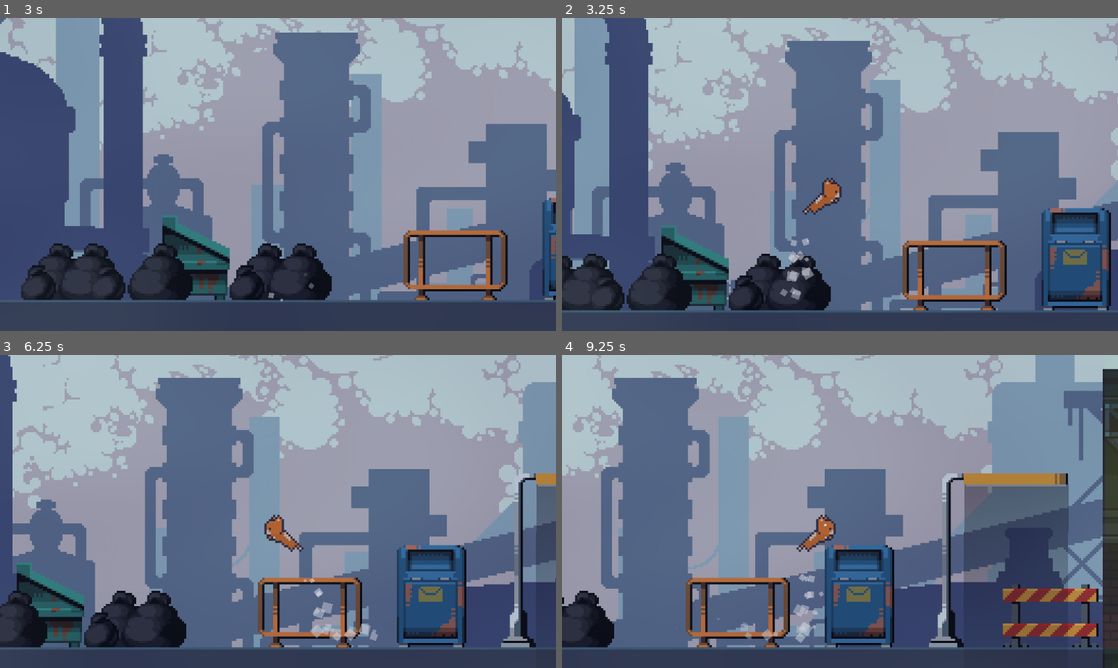
Above: before the commit, frames 1-4 (two rows, left to right).
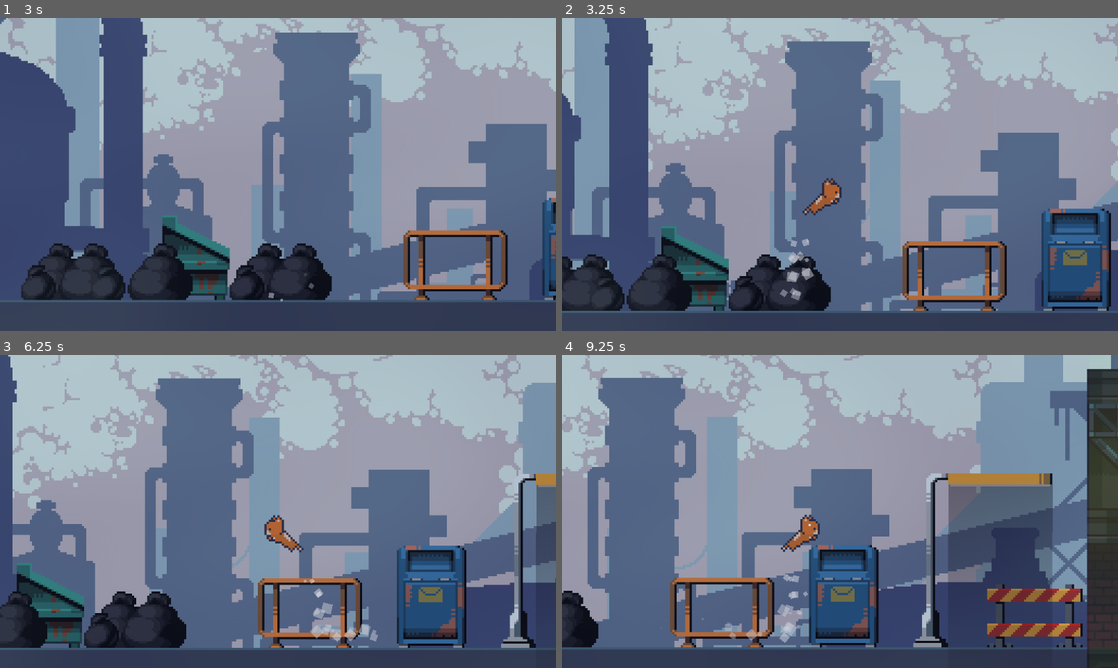
Above: after the commit, the same moments.

Repository: ArgolloTechnology/SISTCA
Game: Godot game, scene res://scenes/Levels/main.tscn
The game is run twice, just before and just after one commit, with the same random seed, the same clock (stepped at 60 frames per second) and the same inputs.
Inputs:
- Up to frame 1 (3 s): tap Enter (ui_accept) at 0.5, 0.77, 1.52 s; hold Right (ui_right) 0.53-2.03 s; hold Left (ui_left) 2.03-2.78 s; hold Right (ui_right) from 2.78 s (still down)
- Up to frame 2 (3.25 s): keep holding Right (ui_right); tap Enter (ui_accept) at 3.02 s
- Up to frame 3 (6.25 s): tap Enter (ui_accept) at 3.77, 4.52, 6.02 s; release Right (ui_right) at 4.28 s; hold Left (ui_left) 4.28-5.03 s; hold Right (ui_right) 5.03-5.78 s; hold Left (ui_left) from 5.78 s (still down)
- Up to frame 4 (9.25 s): tap Enter (ui_accept) at 6.77, 7.52, 9.02 s; release Left (ui_left) at 7.28 s; hold Right (ui_right) from 7.28 s (still down)

Frame 1 is identical in both runs. In frame 2, 2.1% of the frame differs, in the area x 0-100%, y 0-94%; in frame 3, 2.2%; in frame 4, 29%, in the area x 0-100%, y 0-100%.

Commit message:
mais ajustes

Diff:
--- a/stray-2d/Buildings.tres
+++ b/stray-2d/Buildings.tres
@@ -197,7 +197,9 @@
 23:7/0 = 0
 24:7/0 = 0
 0:8/0 = 0
+0:8/0/physics_layer_0/polygon_0/points = PackedVector2Array(-8, -8, 8, -8, 8, 8, -8, 8)
 1:8/0 = 0
+1:8/0/physics_layer_0/polygon_0/points = PackedVector2Array(-8, -8, 8, -8, 8, 8, -8, 8)
 2:8/0 = 0
 4:8/0 = 0
 5:8/0 = 0
@@ -284,19 +286,28 @@
 22:11/0 = 0
 23:11/0 = 0
 0:12/0 = 0
+0:12/0/physics_layer_0/polygon_0/points = PackedVector2Array(-8, -8, 8, -8, 8, 8, -8, 8)
 1:12/0 = 0
+1:12/0/physics_layer_0/polygon_0/points = PackedVector2Array(-8, -8, 8, -8, 8, 8, -8, 8)
 2:12/0 = 0
+2:12/0/physics_layer_0/polygon_0/points = PackedVector2Array(-8, -8, 8, -8, 8, 8, -8, 8)
 16:12/0 = 0
 17:12/0 = 0
 18:12/0 = 0
 22:12/0 = 0
 23:12/0 = 0
 0:13/0 = 0
+0:13/0/physics_layer_0/polygon_0/points = PackedVector2Array(-8, -8, 8, -8, 8, 8, -8, 8)
 1:13/0 = 0
+1:13/0/physics_layer_0/polygon_0/points = PackedVector2Array(-8, -8, 8, -8, 8, 8, -8, 8)
 2:13/0 = 0
+2:13/0/physics_layer_0/polygon_0/points = PackedVector2Array(-8, -8, 8, -8, 8, 8, -8, 8)
 0:14/0 = 0
+0:14/0/physics_layer_0/polygon_0/points = PackedVector2Array(-8, -8, 8, -8, 8, 8, -8, 8)
 1:14/0 = 0
+1:14/0/physics_layer_0/polygon_0/points = PackedVector2Array(-8, -8, 8, -8, 8, 8, -8, 8)
 2:14/0 = 0
+2:14/0/physics_layer_0/polygon_0/points = PackedVector2Array(-8, -8, 8, -8, 8, 8, -8, 8)
 
 [resource]
 physics_layer_0/collision_layer = 1
--- a/stray-2d/Props.tres
+++ b/stray-2d/Props.tres
@@ -88,7 +88,7 @@
 5:8/0 = 0
 6:8/0 = 0
 0:9/0 = 0
-0:9/0/physics_layer_0/polygon_0/points = PackedVector2Array(-2, -8, -2, -4, 8, -5, 8, -8)
+0:9/0/physics_layer_0/polygon_0/points = PackedVector2Array(-2, -8, 8, -5, 8, -8)
 0:9/0/physics_layer_0/polygon_0/one_way = true
 1:9/0 = 0
 1:9/0/physics_layer_0/polygon_0/points = PackedVector2Array(-8, -8, 8, -8, 8, -3.23746, -8, -3.0576)
--- /dev/null
+++ b/stray-2d/death_border.tscn
@@ -0,0 +1,14 @@
+[gd_scene load_steps=3 format=3 uid="uid://qk6qqmqpubhv"]
+
+[ext_resource type="Script" uid="uid://cygx1jyy7vptu" path="res://scripts/JC/death_border.gd" id="1_fer2w"]
+
+[sub_resource type="WorldBoundaryShape2D" id="WorldBoundaryShape2D_par8t"]
+
+[node name="Death_Border" type="Area2D"]
+collision_mask = 2
+script = ExtResource("1_fer2w")
+
+[node name="CollisionShape2D" type="CollisionShape2D" parent="."]
+shape = SubResource("WorldBoundaryShape2D_par8t")
+
+[connection signal="body_entered" from="." to="." method="_on_body_entered"]
--- a/stray-2d/scenes/Levels/Level0.tscn
+++ b/stray-2d/scenes/Levels/Level0.tscn
@@ -1,34 +1,36 @@
-[gd_scene load_steps=16 format=4 uid="uid://b6s74cml3v37t"]
+[gd_scene load_steps=14 format=4 uid="uid://b6s74cml3v37t"]
 
 [ext_resource type="PackedScene" uid="uid://ci2078p8jaqol" path="res://scenes/player.tscn" id="1_bpmuv"]
 [ext_resource type="Script" uid="uid://dnhts33mr0gu4" path="res://scripts/camera_2d.gd" id="2_v6l7g"]
 [ext_resource type="PackedScene" uid="uid://rc2idrlp6x6n" path="res://scenes/Levels/back_ground.tscn" id="3_1dlab"]
 [ext_resource type="TileSet" uid="uid://37ayrr1p0mfy" path="res://Buildings.tres" id="4_b2h86"]
 [ext_resource type="TileSet" uid="uid://u2x6pgcq4i22" path="res://Props.tres" id="5_5c8cy"]
-[ext_resource type="Shader" uid="uid://qw2w71lv56hc" path="res://translucid.gdshader" id="5_bpmuv"]
 [ext_resource type="Texture2D" uid="uid://6ujl3rqxekmq" path="res://Sprites/Mapa/Sidescroller Shooter - Central City/Background/Frontal Fog.png" id="6_2xtfh"]
 [ext_resource type="Texture2D" uid="uid://31pmsog2gdeu" path="res://Sprites/Luz/Overlay/6.png" id="7_4n4lh"]
 [ext_resource type="Texture2D" uid="uid://bhulpcnc7m2wc" path="res://Sprites/Luz/Overlay/8.png" id="8_ummiy"]
 [ext_resource type="Texture2D" uid="uid://xou868q6uebq" path="res://Sprites/Luz/Overlay/2.png" id="9_2tpt6"]
+[ext_resource type="PackedScene" uid="uid://qk6qqmqpubhv" path="res://death_border.tscn" id="11_bpmuv"]
 [ext_resource type="PackedScene" uid="uid://xyar82yxh0pv" path="res://scenes/pistão.tscn" id="11_xaxtn"]
 
-[sub_resource type="WorldBoundaryShape2D" id="WorldBoundaryShape2D_4vx3i"]
-distance = 1.0
+[sub_resource type="Shader" id="Shader_mh33d"]
+code = "shader_type canvas_item;
 
-[sub_resource type="ShaderMaterial" id="ShaderMaterial_bpmuv"]
-shader = ExtResource("5_bpmuv")
-shader_parameter/holeCenter = Vector2(0, 0)
-shader_parameter/holeRadius = 160.0
-shader_parameter/penumbra = 20.0
+uniform vec2 holeCenter;
+uniform float holeRadius = 160;
+uniform float penumbra = 20.0;
+
+varying vec2 p;
+
+void vertex(){
+	p = (MODEL_MATRIX * vec4(VERTEX, 0.0, 1.0) ).xy;
+}
+
+void fragment(){
+	COLOR.a = smoothstep(holeRadius - penumbra/2.0, holeRadius + penumbra/2.0, length(p - holeCenter));
+}"
 
 [sub_resource type="ShaderMaterial" id="ShaderMaterial_v6l7g"]
-shader = ExtResource("5_bpmuv")
-shader_parameter/holeCenter = Vector2(0, 0)
-shader_parameter/holeRadius = 160.0
-shader_parameter/penumbra = 20.0
-
-[sub_resource type="ShaderMaterial" id="ShaderMaterial_1dlab"]
-shader = ExtResource("5_bpmuv")
+shader = SubResource("Shader_mh33d")
 shader_parameter/holeCenter = Vector2(0, 0)
 shader_parameter/holeRadius = 160.0
 shader_parameter/penumbra = 20.0
@@ -42,15 +44,11 @@
 position = Vector2(0, -43)
 offset = Vector2(48, 0)
 zoom = Vector2(4, 4)
+limit_left = 0
+limit_bottom = 544
 position_smoothing_enabled = true
 drag_vertical_enabled = true
 script = ExtResource("2_v6l7g")
-
-[node name="StaticBody2D" type="StaticBody2D" parent="."]
-position = Vector2(516, 513)
-
-[node name="CollisionShape2D" type="CollisionShape2D" parent="StaticBody2D"]
-shape = SubResource("WorldBoundaryShape2D_4vx3i")
 
 [node name="BackGround" parent="." instance=ExtResource("3_1dlab")]
 position = Vector2(414, 337)
@@ -82,8 +80,8 @@
 tile_set = ExtResource("5_5c8cy")
 
 [node name="Front_P" type="TileMapLayer" parent="Props"]
+modulate = Color(1, 1, 1, 0.823529)
 z_index = 2
-material = SubResource("ShaderMaterial_bpmuv")
 use_parent_material = true
 tile_map_data = PackedByteArray("AAAQAB4AAAADAAAAAAAQAB8AAAADAAEAAAARAB4AAAAEAAAAAAARAB8AAAAEAAEAAAAMAB4AAAADAAAAAAAMAB …(224 unchanged characters)…
 tile_set = ExtResource("5_5c8cy")
@@ -95,7 +93,9 @@
 tile_map_data = PackedByteArray("AAANAB4AAAAEAAAAAAA=")
 tile_set = ExtResource("5_5c8cy")
 
-[node name="Luz1" type="Sprite2D" parent="."]
+[node name="VFX" type="Node2D" parent="."]
+
+[node name="Luz1" type="Sprite2D" parent="VFX"]
 modulate = Color(0.0196078, 0.929412, 0, 0.392157)
 z_index = 2
 position = Vector2(471.533, 509.039)
@@ -103,13 +103,13 @@
 scale = Vector2(2.94169, 1)
 texture = ExtResource("6_2xtfh")
 
-[node name="Holofote1" type="Sprite2D" parent="."]
+[node name="Holofote1" type="Sprite2D" parent="VFX"]
 modulate = Color(0.756863, 0.262745, 0.298039, 0.752941)
 z_index = 2
 position = Vector2(584, 440)
 texture = ExtResource("6_2xtfh")
 
-[node name="Holofote2" type="Sprite2D" parent="."]
+[node name="Holofote2" type="Sprite2D" parent="VFX"]
 modulate = Color(0.756863, 0.262745, 0.298039, 0.752941)
 z_index = 2
 position = Vector2(712, 440)
@@ -118,40 +118,31 @@
 [node name="Fumo" type="TextureRect" parent="."]
 modulate = Color(1, 1, 1, 0.227451)
 z_index = 10
-offset_left = 513.0
-offset_top = 335.0
-offset_right = 2313.0
-offset_bottom = 1539.0
-scale = Vector2(-0.284923, 0.18698)
+offset_left = 512.861
+offset_top = -143.0
+offset_right = 2312.86
+offset_bottom = 1061.0
+scale = Vector2(-0.284923, 0.70698)
 texture = ExtResource("7_4n4lh")
-
-[node name="ColorRect" type="ColorRect" parent="."]
-material = SubResource("ShaderMaterial_1dlab")
-offset_left = 40.0
-offset_top = 305.0
-offset_right = 80.0
-offset_bottom = 345.0
-scale = Vector2(10.8882, 7.37096)
-color = Color(0, 0, 0, 1)
 
 [node name="Esgoto" type="TextureRect" parent="."]
 modulate = Color(1, 1, 1, 0.227451)
 z_index = 10
-offset_left = 513.0
-offset_top = 335.0
-offset_right = 2313.0
-offset_bottom = 1540.0
-scale = Vector2(0.355363, 0.186016)
+offset_left = 512.861
+offset_top = -143.0
+offset_right = 2312.86
+offset_bottom = 1062.0
+scale = Vector2(0.355363, 0.703335)
 texture = ExtResource("8_ummiy")
 
 [node name="Sombras" type="TextureRect" parent="."]
 modulate = Color(1, 1, 1, 0.227451)
 z_index = 10
-offset_left = 1665.0
-offset_top = 335.0
-offset_right = 3465.0
-offset_bottom = 1539.0
-scale = Vector2(-0.284923, 0.18698)
+offset_left = 1664.86
+offset_top = -143.0
+offset_right = 3464.86
+offset_bottom = 1061.0
+scale = Vector2(-0.284923, 0.70698)
 texture = ExtResource("9_2tpt6")
 
 [node name="Pistão" parent="." instance=ExtResource("11_xaxtn")]
@@ -165,3 +156,6 @@
 [node name="Pistão3" parent="." instance=ExtResource("11_xaxtn")]
 position = Vector2(1371, 480)
 metadata/delay = 1.0
+
+[node name="Death_Border" parent="." instance=ExtResource("11_bpmuv")]
+position = Vector2(370, 573)
